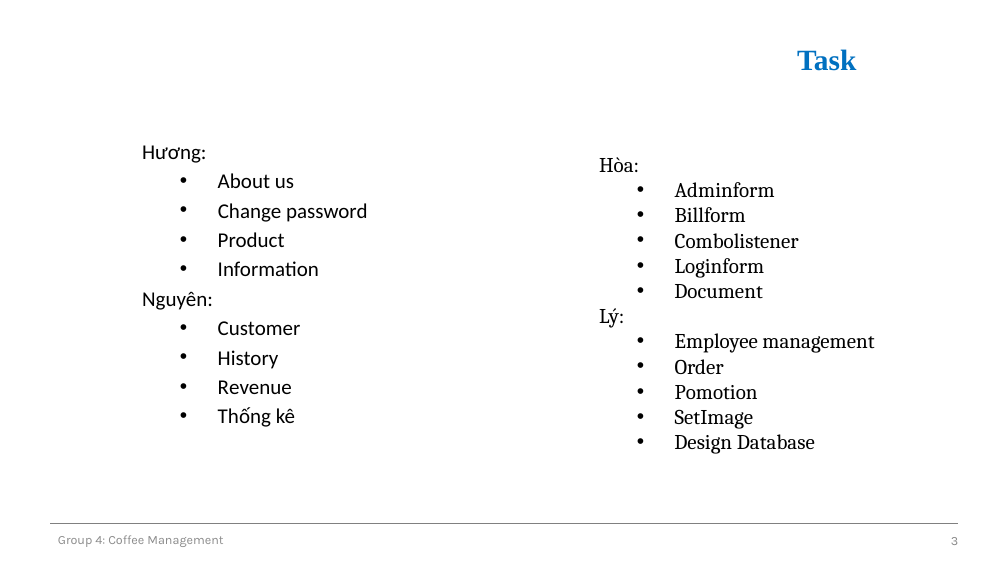
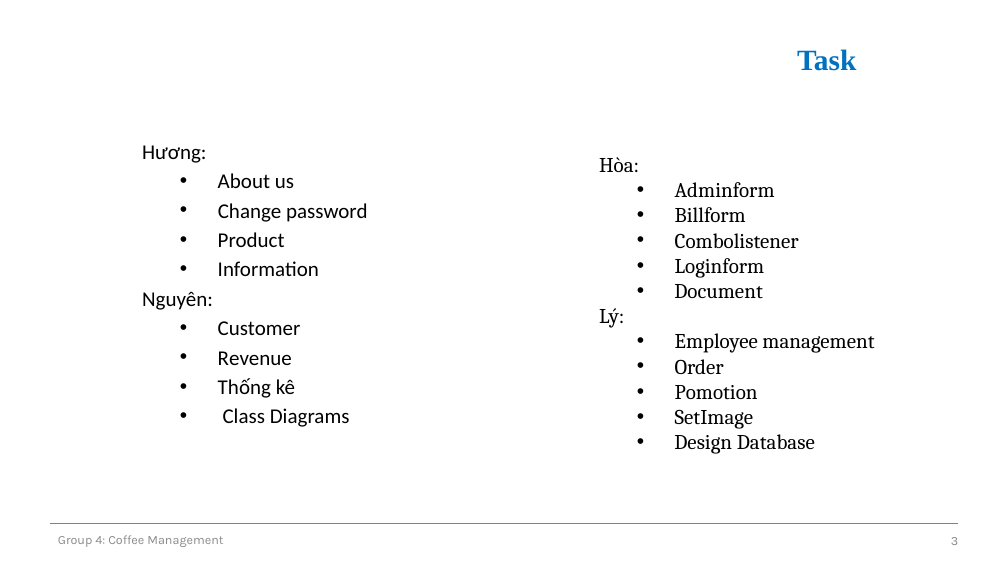
Before and after one commit to HoaLD20/Coffee-Management, a slide deck: slide 3 of Present.pptx. Drawn at 1008x567 pixels with LibreOffice and Linux fonts; fonts in the diff are those of the drawing; background and template pictures are left out. Boxes give left, top, right and bottom in pixels: in the first picture for what was removed or moved away, otherwise in the second. Text is boxed around its words. In the diff, an @@ line names an element or a change of style, - is before the commit and + after.

```diff
--- a/Present.pptx
+++ b/Present.pptx
@@ text at [218, 350, 279, 369]: paragraph removed @@
-  • History
@@ text at [223, 408, 350, 427]: paragraph added @@
+  • Class Diagrams
```
Also in this commit, not shown: 1 other file.
